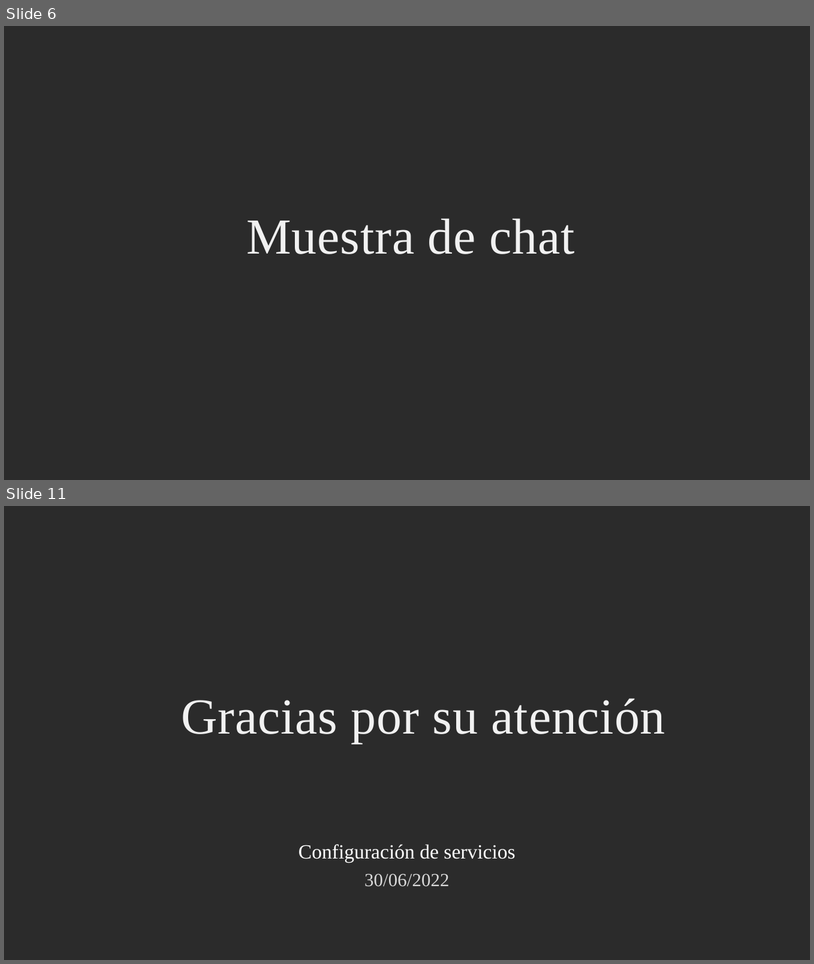
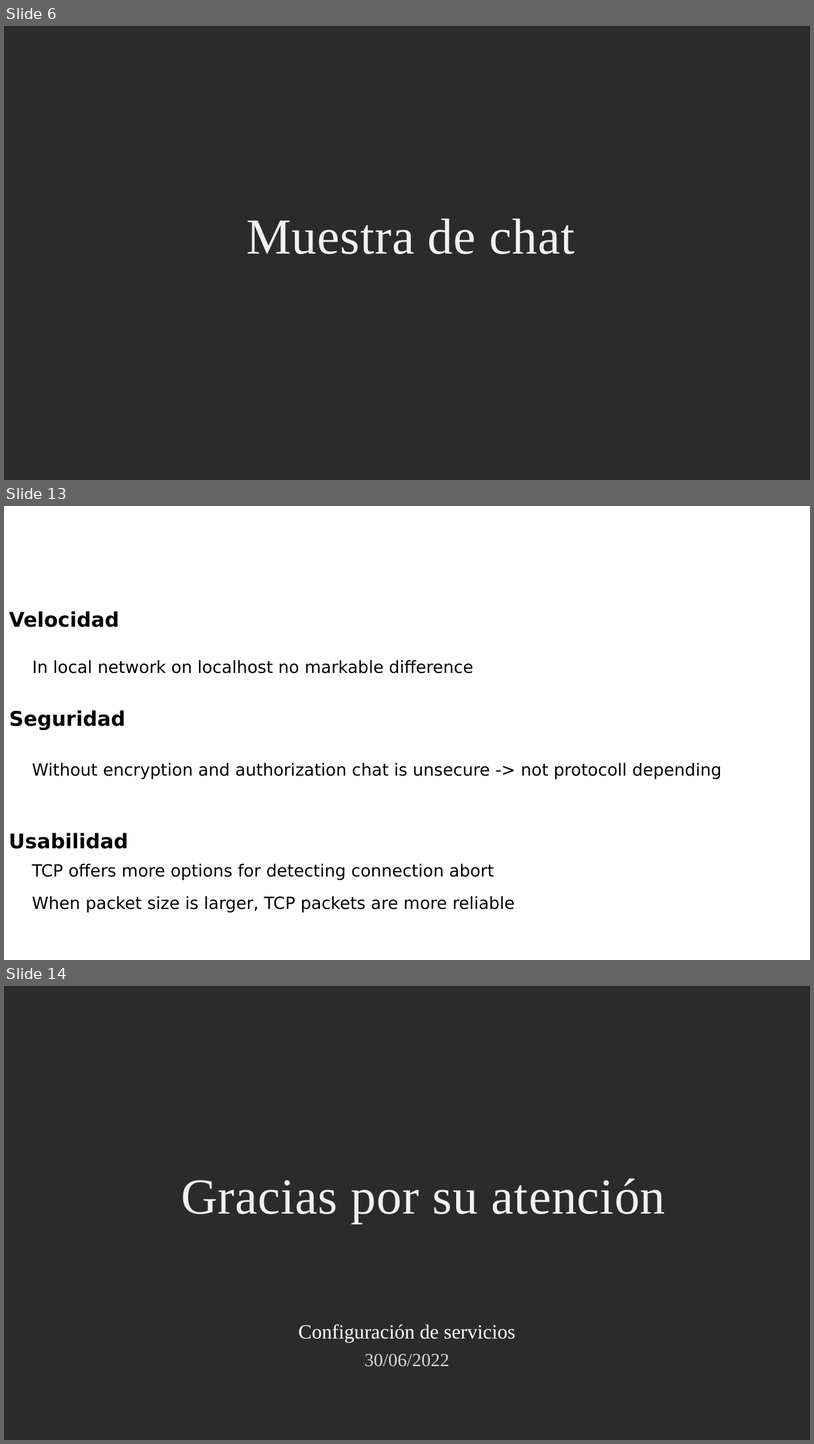
Before and after one commit to nconrad841/ConfiguracionDeServicios, a slide deck: Presentacion_2022_07_14.pptx. Shown one above the other, each under a label of ours: slides 6 and 11 before the commit, slides 6, 13 and 14 after it; the slides between them are not shown. The pictures are 814x964 and 814x1444 pixels, drawn with LibreOffice and Linux fonts; fonts in the diff are those of the drawing; background and template pictures are left out; a plain dark background stands for a picture behind light text. Boxes give left, top, right and bottom in pixels: in the first picture for what was removed or moved away, otherwise in the second. Text is boxed around its words. In the diff, an @@ line names an element or a change of style, - is before the commit and + after.

```diff
--- a/Presentacion_2022_07_14.pptx
+++ b/Presentacion_2022_07_14.pptx
@@ slide 13 added at (4,506,810,960), background #FFFFFF @@
@@ title added at (9,611,119,627), 24 pt, text #000000, bold @@
+Velocidad
@@ text added at (32,660,474,673), 20 pt, text #000000 @@
+In local network on localhost no markable difference
@@ text added at (9,710,126,730), 24 pt, text #000000, bold @@
+Seguridad
@@ text added at (32,762,722,779), 20 pt, text #000000 @@
+Without encryption and authorization chat is unsecure -> not protocoll depending
@@ text added at (9,832,128,849), 24 pt, text #000000, bold @@
+Usabilidad
@@ text added at (32,863,494,880), 20 pt, text #000000 @@
+TCP offers more options for detecting connection abort
@@ text added at (32,895,515,912), 20 pt, text #000000 @@
+When packet size is larger, TCP packets are more reliable
@@ what was slide 11 is now slide 14 @@
```
Also in this commit, not shown: 3 slides changed, 3 other slides added, 1 slide removed, 7 other files.
